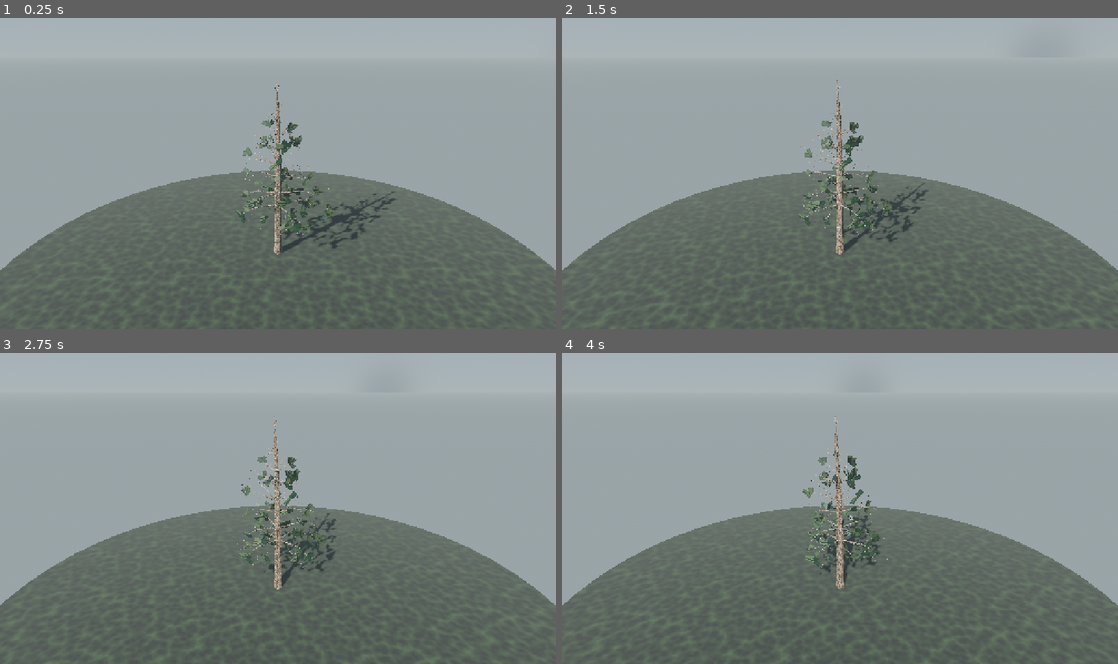
Above: before the commit, frames 1-4 (two rows, left to right).
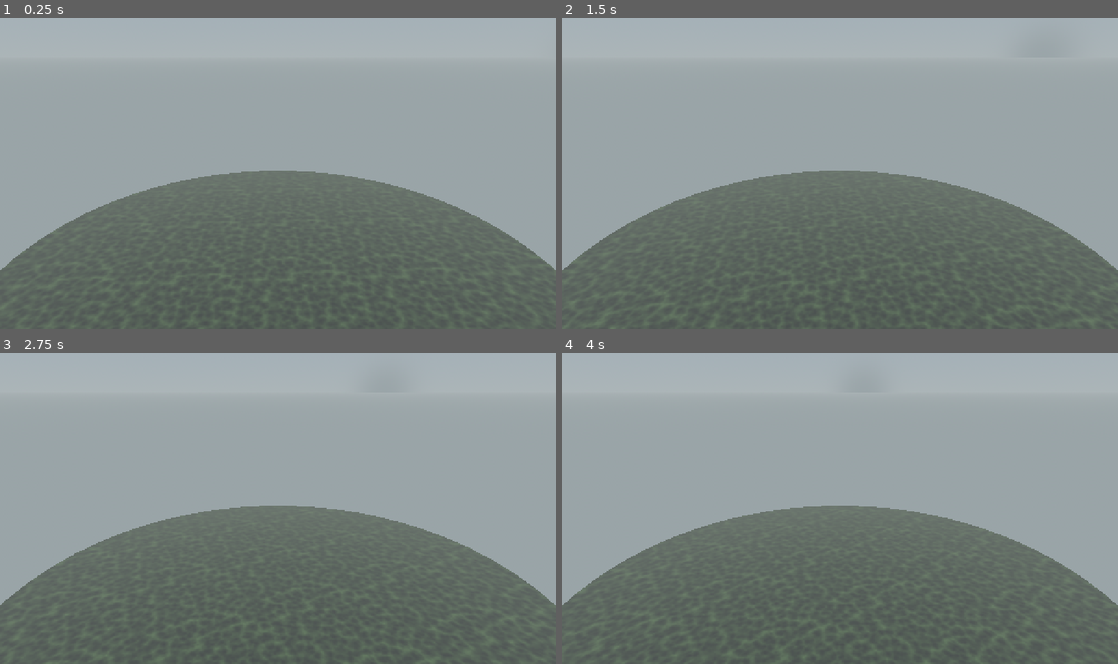
Above: after the commit, the same moments.

Repository: mehmetdem2005/Acik-dunya_oyun
Game: Godot game, scene res://scenes/world/pine_tree_scene.tscn
Two runs of this game, one before a commit and one after it. Both use one fixed random seed, a clock stepped at 60 frames per second and the inputs below. This scene is started directly instead of the project's main scene.
Inputs (mouse positions are in pixels of both pictures, inside the frame that each line leads up to):
- Up to frame 1 (0.25 s): no input
- Up to frame 2 (1.5 s): move the mouse to (962, 157) at 0.52 s; hold D 0.53-1.25 s; hold Shift 0.53-1.25 s; click (962, 157) at 0.67 s; tap Space at 0.77 s; drag from (728, 189) to (812, 235) at 1.27 s
- Up to frame 3 (2.75 s): move the mouse to (333, 440) at 2.02 s; hold D from 2.03 s (still down); hold Shift from 2.03 s (still down)
- Up to frame 4 (4 s): release D at 2.75 s; release Shift at 2.75 s; drag from (812, 570) to (673, 461) at 2.77 s; move the mouse to (1006, 555) at 3.52 s; hold A from 3.53 s (still down); hold Shift from 3.53 s (still down); tap Space at 3.77 s

The runs differ from the first frame. In frame 1, 2.2% of the frame differs, in the area x 42-72%, y 21-77%; in frame 2, 2.1%; in frame 3, 2.0%; in frame 4, 1.9%.
Error after the commit: Parse Error: Cannot infer the type of "al" variable because the value doesn't have a set type. (res://scripts/world/pine/pine_skeleton.gd:145)

Commit message:
Foto-gerçekçi iğne atlası bağlandı + dal/taper/apeks düzeltmeleri
- 8'li iğne PBR seti (albedo/opacity/normal/orm/variation/wind/height/
  bent) kılavuza göre adlandırılıp assets'e kondu; pine_wind shader'ı
  5x5 atlas hücresini UV2.y'den okuyacak şekilde yeniden yazıldı
  (albedo+opacity+normal+orm+variation, Mobile-güvenli). Inspector
  "Ultra Texture — İğne" yuvaları + otomatik yol yükleme + prosedürel
  fallback (albedo yoksa eski davranış).
- _card atlas hücresi (idx%25) UV2.y'de; kartlar büyütüldü.
- Uç frond'lar (is_tip) TAM dolu yaprak -> kel bölge gitti; iç çıplaklık
  azaltıldı (taç dolgun).
- Ani incelme giderildi: level-1/2 ve fork yarıçap geçişleri yumuşatıldı,
  dal dibi kalınlaştırıldı (gövdeden ayrılış daha doğal).
- Apeks: merkezde uzun-kalın dik LİDER + çevrede kısalan 9 sürgün
  -> dolgun, özenli, sivri konik tepe.

https://claude.ai/code/session_01SAupt6yXBr9DzE6Ykd1e1F

Diff:
--- a/mouse_open_world_clean_project/scripts/world/pine/pine_mesh.gd
+++ b/mouse_open_world_clean_project/scripts/world/pine/pine_mesh.gd
@@ -45,12 +45,12 @@
 				has_branch = true
 				# Kuru dal iğne taşımaz (yalnız odun çizilir).
 				if not bool(stem.get("dry", false)):
-					_sprigs(leaf, stem, nlen * 0.22, 1, light_bias)
+					_sprigs(leaf, stem, nlen * 0.34, 1, light_bias)
 		elif lvl == 2:
 			if lvl2_wood and not bool(stem.get("is_tip", false)):
 				_tube(branch, stem, maxi(4, int(sides / 3.0)), empty, 0.0, cfg)
 				has_branch = true
-			_sprigs(leaf, stem, nlen * 0.20, 2, light_bias)
+			_sprigs(leaf, stem, nlen * 0.32, 2, light_bias)
 		elif lvl == 3:
 			_sprigs(leaf, stem, nlen * 0.16, 3, light_bias)
 
@@ -157,13 +157,14 @@
 	var tint: float = stem.get("tint", 1.0)
 	var age: float = stem.get("age", 0.5)
 	var broken: bool = bool(stem.get("broken", false))
-	# Yaşa bağlı yoğunluk rampası: yaşlı dal iç kısmı daha çok çıplak.
-	# İç kısım çıplak odun, iğne dış ~%55-65'te yoğunlaşır (açık taç).
-	var r0: float = lerp(0.38, 0.55, age)
-	var r1: float = lerp(0.62, 0.85, age)
+	var tip_full: bool = bool(stem.get("is_tip", false))
+	# İç kısım hafif çıplak, iğne dışta yoğun. Uç frond'lar TAM dolu
+	# (kel bırakma) -> taç dolgun, referans gibi.
+	var r0: float = lerp(0.28, 0.42, age)
+	var r1: float = lerp(0.55, 0.78, age)
 	if lvl == 1:
-		r0 = lerp(0.45, 0.62, age)
-		r1 = lerp(0.70, 0.90, age)
+		r0 = lerp(0.38, 0.55, age)
+		r1 = lerp(0.66, 0.86, age)
 	# Seviye-bazlı rüzgâr flex'i (gövde 0 -> iğne ucu en çok).
 	var flex: float = 0.6
 	if lvl == 3:
@@ -184,7 +185,7 @@
 		var t := carry
 		while t < seg_len:
 			var fr: float = (float(k) + t / seg_len) / float(n - 1)
-			var dens: float = 1.0 if lvl == 3 else smoothstep(r0, r1, fr)
+			var dens: float = 1.0 if (lvl == 3 or tip_full) else smoothstep(r0, r1, fr)
 			if broken and fr > 0.85:
 				dens = 0.0
 			if dens > 0.02:
@@ -200,7 +201,7 @@
 					rt = rt.normalized()
 					# Renk: uca doğru taze açık yeşil, içte koyu/mat.
 					var shade: float = clampf(lerp(0.62, 1.14, fr) * tint, 0.48, 1.25)
-					_card(st, c, up * (size * (0.80 + 0.50 * fr)), rt * (size * (0.80 + 0.50 * fr) * 0.62), shade, flex)
+					_card(st, c, up * (size * (0.90 + 0.55 * fr)), rt * (size * (0.90 + 0.55 * fr) * 0.66), shade, flex, idx % 25)
 			# Uca doğru sıklaş; ışık yönüne göre asimetri.
 			var dstep := step / maxf(dens, 0.10)
 			if light_bias > 0.0:
@@ -211,9 +212,10 @@
 
 # Tek demet = çapraz 2 dörtgen (X); tabandan uca yelpaze.
 static func _card(st: SurfaceTool, c: Vector3, uv_dir: Vector3, rv: Vector3,
-		ao: float, flex: float) -> void:
-	var fb := Vector2(flex, 0.0)            # taban: orta flex
-	var ftp := Vector2(flex * 1.25, 0.0)    # iğne ucu: en hızlı titreşim
+		ao: float, flex: float, cell: int) -> void:
+	# UV2 = (flex, atlas hücresi). Shader 5x5 atlastan demeti seçer.
+	var fb := Vector2(flex, float(cell))
+	var ftp := Vector2(flex * 1.25, float(cell))
 	for q in range(2):
 		var rq: Vector3
 		if q == 0:
--- a/mouse_open_world_clean_project/scripts/world/pine/pine_skeleton.gd
+++ b/mouse_open_world_clean_project/scripts/world/pine/pine_skeleton.gd
@@ -116,7 +116,7 @@
 			var grav := droop * (0.55 + 1.1 * (1.0 - tf))
 			var child := _grow(sp, dir, L, dal_seg, grav, 0.05, dal_yay, wob)
 			var age := 1.0 - tf
-			var r0v: float = tr * lerp(0.08, 0.20, age) * rjit
+			var r0v: float = tr * lerp(0.13, 0.27, age) * rjit
 			child["level"] = 1
 			child["parent"] = trunk_idx
 			child["depth01"] = tf
@@ -125,22 +125,24 @@
 			child["broken"] = is_broken
 			child["tint"] = lerp(0.72, 1.10, age * age) * tvar
 			child["radius0"] = r0v
-			# Güçlü güç-yasası incelme (uç gerçekten incelir, min koru).
-			child["radius1"] = maxf(r0v * pow(maxf(tip_ratio, 0.01), 1.4) * (0.6 + 0.8 * tipr), 0.006)
+			# Yumuşak incelme: uç tabanın ~%22-34'ü (ANİ kesilme YOK).
+			child["radius1"] = maxf(r0v * lerp(0.34, 0.22, tf) * (0.85 + 0.6 * tipr), 0.012)
 			stems.append(child)
 			var bidx := stems.size() - 1
 			if not is_dry:
 				_spawn_level2(cfg, child, bidx, tf, age)
 	# PackedFloat32Array değer tipidir -> budak yükseklikleri geri yazılır.
 	trunk["whorl_h"] = whorl_h
-	# Apeks: tepede dik, kısa lider sürgünler -> doğal sivri uç.
-	for ai in range(5):
-		var ah: float = lerp(0.93, 0.995, float(ai) / 4.0)
+	# Apeks: merkezde uzun-kalın dik LİDER + çevresinde kısalan sürgünler
+	# -> dolgun, özenli, sivri konik tepe (referans gibi).
+	for ai in range(9):
+		var ah: float = lerp(0.86, 0.99, float(ai) / 8.0)
 		var sp := _sample(trunk, ah)
 		var aa := _rng.randf() * TAU
 		var awob := _rng.randf_range(-1.0, 1.0)
-		var adir := (Vector3(cos(aa), 0, sin(aa)) * 0.25 + Vector3.UP).normalized()
-		var al := crown_radius * 0.20 * (1.0 - float(ai) / 6.0)
+		var afr := float(ai) / 8.0
+		var adir := (Vector3(cos(aa), 0, sin(aa)) * (0.08 + 0.42 * afr) + Vector3.UP * 1.35).normalized()
+		var al := crown_radius * lerp(0.62, 0.16, afr)
 		var ac := _grow(sp, adir, maxf(al, 0.18), 4, 0.06, 0.10, 0.05, awob)
 		ac["level"] = 1
 		ac["parent"] = trunk_idx
@@ -149,8 +151,8 @@
 		ac["dry"] = false
 		ac["broken"] = false
 		ac["tint"] = _rng.randf_range(0.95, 1.15)
-		ac["radius0"] = tr * 0.10
-		ac["radius1"] = tr * 0.10 * 0.22
+		ac["radius0"] = tr * lerp(0.36, 0.12, afr)
+		ac["radius1"] = tr * lerp(0.36, 0.12, afr) * 0.32
 		stems.append(ac)
 		_spawn_level2(cfg, ac, stems.size() - 1, 0.95, 0.05)
 
@@ -221,7 +223,7 @@
 		child["broken"] = false
 		child["tint"] = lerp(0.78, 1.12, age * age) * _rng.randf_range(0.93, 1.07)
 		child["radius0"] = r0v
-		child["radius1"] = maxf(r0v * float(cfg.get("shoot_taper", 0.14)), 0.003)
+		child["radius1"] = maxf(r0v * (0.35 + float(cfg.get("shoot_taper", 0.14))), 0.006)
 		stems.append(child)
 		if bool(cfg.get("fine_twigs", true)):
 			_fork(cfg, child, stems.size() - 1, tf, age, int(cfg.get("fork_depth", 2)))
@@ -295,7 +297,7 @@
 		var is_tip: bool = depth <= 1 or L < 0.14
 		var seg: int = 3 if is_tip else maxi(4, int(cfg.get("shoot_segment", 7)))
 		var child := _grow(tip, dir, L, seg, 0.28 + 0.40 * tf, 0.06, 0.09, wob)
-		var r0v: float = maxf(p_r1 * 0.66, 0.0022)
+		var r0v: float = maxf(p_r1 * 0.86, 0.006)
 		child["level"] = 2
 		child["parent"] = parent_idx
 		child["depth01"] = tf
@@ -305,7 +307,7 @@
 		child["is_tip"] = is_tip
 		child["tint"] = lerp(0.82, 1.14, age) * tnt
 		child["radius0"] = r0v
-		child["radius1"] = maxf(r0v * 0.40, 0.0018)
+		child["radius1"] = maxf(r0v * 0.58, 0.004)
 		stems.append(child)
 		if not is_tip:
 			_fork(cfg, child, stems.size() - 1, tf, age, depth - 1)
--- a/mouse_open_world_clean_project/scripts/world/pine_tree.gd
+++ b/mouse_open_world_clean_project/scripts/world/pine_tree.gd
@@ -78,6 +78,16 @@
 @export var branch_ormc_tex: Texture2D        # R=AO  G=Roughness  B=Cavity
 @export var branch_tip_age_tex: Texture2D     # R=tip G=age B=bend A=young
 @export var branch_detail_normal_tex: Texture2D
+
+@export_group("Ultra Texture — İğne (5x5 atlas)")
+@export var needle_albedo_tex: Texture2D       # RGB renk (siyah zemin)
+@export var needle_opacity_tex: Texture2D      # alpha kesimi
+@export var needle_normal_tex: Texture2D       # normal map
+@export var needle_orm_tex: Texture2D          # R=AO G=Rough B=Metal
+@export var needle_variation_tex: Texture2D    # renk varyasyonu
+@export var needle_windmask_tex: Texture2D
+@export var needle_height_tex: Texture2D
+@export var needle_bent_tex: Texture2D
 
 @export_group("Ultra Texture — Ayar")
 @export_enum("Low:0", "Balanced:1", "High:2") var texture_quality: int = 1
@@ -258,17 +268,34 @@
 		branch_tiling, false)
 
 func _needle_material() -> Material:
-	var tex := PineTextures.needle_atlas()
-	if enable_wind and ResourceLoader.exists("res://shaders/pine_wind.gdshader"):
+	var n_alb := _tex_or(needle_albedo_tex, _TEX_ROOT + "needles/pine_needles_albedo_alpha_2k.png")
+	if n_alb != null and enable_wind and ResourceLoader.exists("res://shaders/pine_wind.gdshader"):
 		var sh := ResourceLoader.load("res://shaders/pine_wind.gdshader") as Shader
 		if sh != null:
 			var sm := ShaderMaterial.new()
 			sm.shader = sh
-			sm.set_shader_parameter("needle_tex", tex)
+			sm.set_shader_parameter("needle_albedo", n_alb)
+			var n_op := _tex_or(needle_opacity_tex, _TEX_ROOT + "needles/pine_needles_opacity_1k.png")
+			sm.set_shader_parameter("use_opacity_tex", 1.0 if n_op != null else 0.0)
+			if n_op != null:
+				sm.set_shader_parameter("needle_opacity", n_op)
+			var n_nrm := _tex_or(needle_normal_tex, "")
+			sm.set_shader_parameter("normal_amt", 1.0 if n_nrm != null else 0.0)
+			if n_nrm != null:
+				sm.set_shader_parameter("needle_normal", n_nrm)
+			var n_orm := _tex_or(needle_orm_tex, _TEX_ROOT + "needles/pine_needles_orm_2k.png")
+			if n_orm != null:
+				sm.set_shader_parameter("needle_orm", n_orm)
+			var n_var := _tex_or(needle_variation_tex, _TEX_ROOT + "needles/pine_needles_variation_1k.png")
+			if n_var != null:
+				sm.set_shader_parameter("needle_variation", n_var)
+			else:
+				sm.set_shader_parameter("variation_amt", 0.0)
 			sm.set_shader_parameter("tree_height", total_height)
-			sm.set_shader_parameter("backlight_col", needle_mid * 0.45)
+			sm.set_shader_parameter("backlight_col", needle_mid * 0.6)
 			return sm
-	# Güvenli fallback (rüzgârsız ama doğru): native backlight.
+	# Albedo yoksa: prosedürel atlas + güvenli StandardMaterial3D fallback.
+	var tex := PineTextures.needle_atlas()
 	var m := StandardMaterial3D.new()
 	m.albedo_texture = tex
 	m.albedo_color = Color(1, 1, 1, 1)
--- a/mouse_open_world_clean_project/shaders/pine_wind.gdshader
+++ b/mouse_open_world_clean_project/shaders/pine_wind.gdshader
@@ -1,18 +1,27 @@
 shader_type spatial;
 render_mode cull_disabled;
 
-// Mobil-GÜVENLİ iğne yaprak shader'ı: rüzgâr salınımı + alpha kesme +
-// arkadan ışık geçirgenliği (backlight). Karmaşık render_mode YOK,
-// fragment'te matris YOK, depth_prepass YOK -> Mobile renderer'da
-// kesin derlenir (beyaz/magenta fallback olmaz).
+// Mobil-GÜVENLİ iğne yaprak shader'ı: hiyerarşik rüzgâr + alpha kesme +
+// foto-gerçekçi PBR iğne atlası (albedo / opacity / normal / ORM /
+// variation) + arkadan ışık geçirgenliği. Karmaşık render_mode YOK,
+// fragment'te matris/loop YOK -> Mobile renderer'da kesin derlenir.
 //
-// Renk dokudan (atlas) + vertex COLOR (AO/tint) çarpımından gelir.
-// Yumuşak hacim normalleri mesh'te bakelidir (NORMAL'a dokunulmaz).
+// UV mesh'te 5x5 atlas hücresine eşlenir (her kart = bir gerçek demet).
+// COLOR.rgb = dal-içi AO/tint gölgesi (atlas rengiyle çarpılır).
+// Doku yoksa parametreler nötr kalır (prosedürel yoldan ayrı).
 
-uniform sampler2D needle_tex : source_color, filter_linear_mipmap;
+uniform sampler2D needle_albedo : source_color, filter_linear_mipmap;
+uniform sampler2D needle_opacity : hint_default_white, filter_linear_mipmap;
+uniform sampler2D needle_normal : hint_normal, filter_linear_mipmap;
+uniform sampler2D needle_orm : hint_default_white, filter_linear_mipmap;
+uniform sampler2D needle_variation : source_color, filter_linear_mipmap;
+
 uniform vec3 backlight_col : source_color = vec3(0.05, 0.10, 0.045);
 uniform float tree_height = 7.5;
-uniform float alpha_cut : hint_range(0.0, 1.0) = 0.33;
+uniform float alpha_cut : hint_range(0.0, 1.0) = 0.34;
+uniform float normal_amt : hint_range(0.0, 1.0) = 1.0;
+uniform float use_opacity_tex : hint_range(0.0, 1.0) = 1.0;
+uniform float variation_amt : hint_range(0.0, 1.0) = 0.35;
 uniform float wind_strength : hint_range(0.0, 0.5) = 0.12;
 uniform float wind_speed : hint_range(0.0, 4.0) = 1.0;
 uniform vec2 wind_dir = vec2(1.0, 0.35);
@@ -22,14 +31,12 @@
 void vertex() {
 	v_col = COLOR.rgb;
 	// Hiyerarşik rüzgâr: UV2.x = flex (gövde 0 -> iğne ucu ~1.25).
-	// Gövde neredeyse sabit, ana dal az, sürgün/iğne çok ve hızlı.
 	float flex = UV2.x;
 	float h = clamp(VERTEX.y / max(tree_height, 0.001), 0.0, 1.0);
 	float amp = wind_strength * mix(pow(h, 1.5) * 0.25, 1.0, clamp(flex, 0.0, 1.0));
 	vec3 wp = (MODEL_MATRIX * vec4(VERTEX, 1.0)).xyz;
 	float t = TIME * wind_speed + wp.x * 0.15 + wp.z * 0.15;
 	float gust = sin(t) * 0.7 + sin(t * 2.7) * 0.3;
-	// İnce hızlı titreşim yalnız uç bölgede (çam iğnesi abartılı sallanmaz).
 	float flutter = sin(t * 6.1 + wp.y * 3.0) * 0.16 * (0.15 + flex);
 	vec2 d = normalize(wind_dir);
 	VERTEX.x += d.x * (gust + flutter) * amp;
@@ -38,16 +45,28 @@
 }
 
 void fragment() {
-	vec4 tex = texture(needle_tex, UV);
-	float a = tex.a * COLOR.a;
-	if (a < alpha_cut) {
+	// 5x5 atlas: UV2.y = hücre indeksi, UV = kart yerel (0..1).
+	float cell = UV2.y;
+	vec2 cb = vec2(mod(cell, 5.0), floor(cell / 5.0));
+	vec2 auv = (clamp(UV, 0.0, 1.0) * 0.92 + 0.04 + cb) / 5.0;
+	vec4 alb = texture(needle_albedo, auv);
+	float lum = max(alb.r, max(alb.g, alb.b));
+	float key = smoothstep(0.035, 0.12, lum);
+	float op = mix(key, texture(needle_opacity, auv).r, use_opacity_tex);
+	if (op < alpha_cut) {
 		discard;
 	}
-	ALBEDO = tex.rgb * v_col;
-	ALPHA = a;
+	vec3 col = alb.rgb * v_col;
+	vec3 varc = texture(needle_variation, auv).rgb;
+	col *= mix(vec3(1.0), varc * 1.7, variation_amt);
+	vec3 orm = texture(needle_orm, auv).rgb;       // R=AO G=Rough B=Metal
+	ALBEDO = col * mix(1.0, orm.r, 0.7);
+	ALPHA = op;
 	ALPHA_SCISSOR_THRESHOLD = alpha_cut;
-	ROUGHNESS = 0.65;
-	SPECULAR = 0.5;
-	// Arkadan ışıkta translucent yeşil parıltı (iğne ince -> ışık geçer).
+	ROUGHNESS = clamp(mix(0.62, orm.g, 0.8), 0.2, 1.0);
+	METALLIC = 0.0;
+	SPECULAR = 0.4;
+	NORMAL_MAP = mix(vec3(0.5, 0.5, 1.0), texture(needle_normal, auv).rgb, normal_amt);
+	NORMAL_MAP_DEPTH = 1.0;
 	BACKLIGHT = backlight_col;
 }
Binary file added: mouse_open_world_clean_project/assets/trees/pine_ultra_mobile/reference/pine_needles_guide.png
Binary file added: mouse_open_world_clean_project/assets/trees/pine_ultra_mobile/textures/needles/pine_needles_albedo_alpha_2k.png
Binary file added: mouse_open_world_clean_project/assets/trees/pine_ultra_mobile/textures/needles/pine_needles_bent_normal_1k.png
Binary file added: mouse_open_world_clean_project/assets/trees/pine_ultra_mobile/textures/needles/pine_needles_height_1k.png
Binary file added: mouse_open_world_clean_project/assets/trees/pine_ultra_mobile/textures/needles/pine_needles_normal_2k.png
Binary file added: mouse_open_world_clean_project/assets/trees/pine_ultra_mobile/textures/needles/pine_needles_opacity_1k.png
Binary file added: mouse_open_world_clean_project/assets/trees/pine_ultra_mobile/textures/needles/pine_needles_orm_2k.png
Binary file added: mouse_open_world_clean_project/assets/trees/pine_ultra_mobile/textures/needles/pine_needles_variation_1k.png
Binary file added: mouse_open_world_clean_project/assets/trees/pine_ultra_mobile/textures/needles/pine_needles_wind_mask_1k.png
